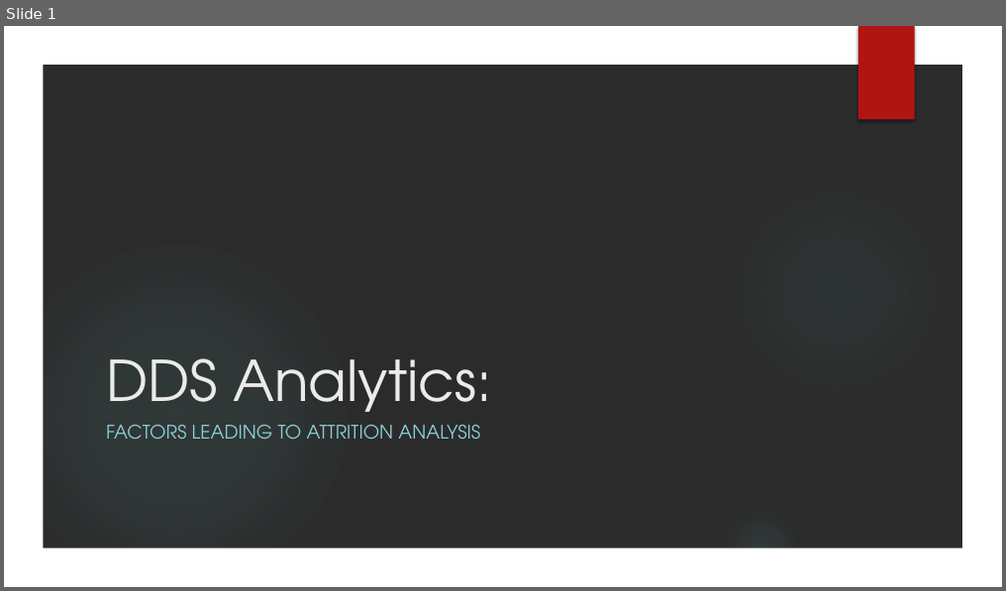
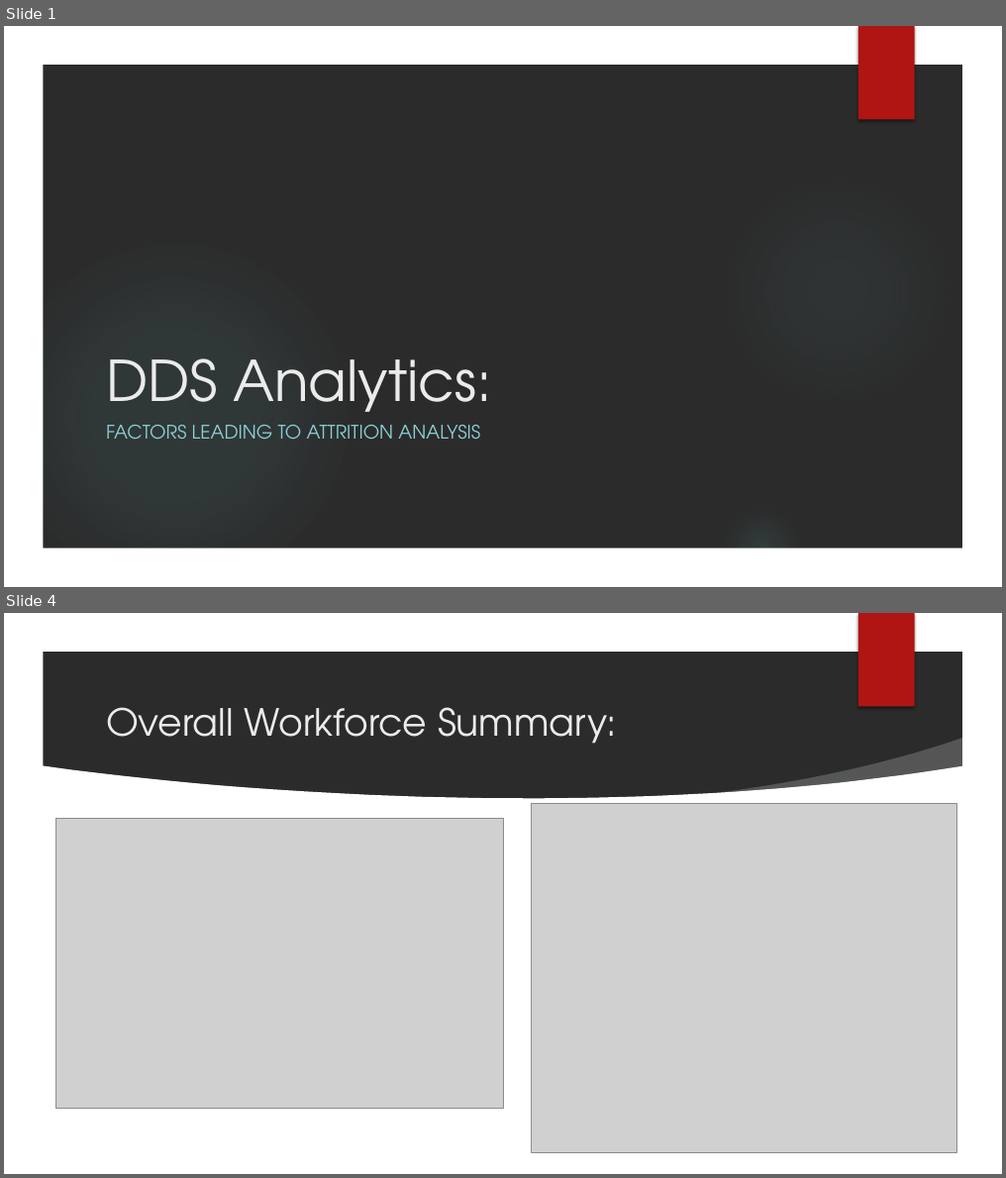
Before and after one commit to Ujustwaite/DDS_Case_Study_2, a slide deck: DraftPresentation.pptx. Shown one above the other, each under a label of ours: slide 1 before the commit, slides 1 and 4 after it; the slides between them are not shown. The pictures are 1006x591 and 1006x1178 pixels, drawn with LibreOffice and Linux fonts; fonts in the diff are those of the drawing; grey boxes stand for pictures; background and template pictures are left out; a plain dark background stands for a picture behind light text. Boxes give left, top, right and bottom in pixels: in the first picture for what was removed or moved away, otherwise in the second. Text is boxed around its words. In the diff, an @@ line names an element or a change of style, - is before the commit and + after.

```diff
--- a/DraftPresentation.pptx
+++ b/DraftPresentation.pptx
@@ slide 4 added at [4,613,1002,1174], background picture (left out); not listed: 5 template elements that a slide beside it also shows @@
@@ title added at [106,707,617,744], 36 pt, text #EBEBEB @@
+Overall Workforce Summary:
@@ freeform shape added at [698,738,971,819], fill #FFFFFF at 20% opacity @@
@@ freeform shape added at [42,765,964,1137], fill #FFFFFF @@
@@ picture added at [55,819,503,1109] @@
@@ picture added at [531,803,956,1153] @@
```
Also in this commit, not shown: 2 other slides added.
